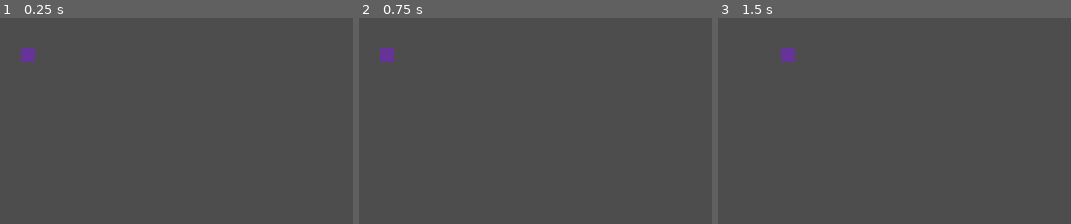
Above: before the commit, frames 1-3 (left to right).
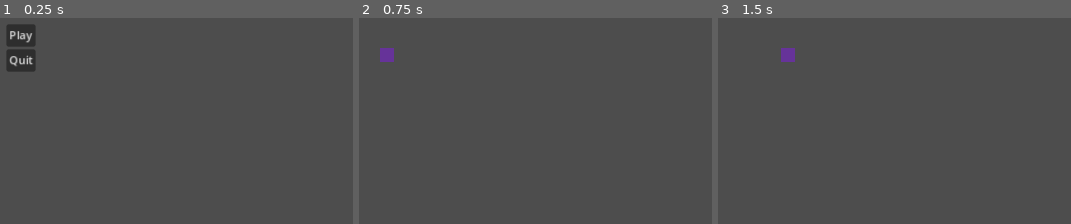
Above: after the commit, the same moments.

Repository: Notebooked/Bullet-Hell-Game-Jam-2023
Game: Godot game, scene res://Scenes/Menu.tscn
Two runs of this game, one before a commit and one after it. Both use one fixed random seed, a clock stepped at 60 frames per second and the inputs below. Before the commit the project starts from res://Scenes/Level1.tscn.
Inputs (mouse positions are in pixels of both pictures, inside the frame that each line leads up to):
- Up to frame 1 (0.25 s): no input
- Up to frame 2 (0.75 s): click (380, 34) at 0.5 s, where only the run after the commit has a clickable "Play"
- Up to frame 3 (1.5 s): tap Enter at 1.25 s; hold D (right) from 1.28 s (still down)

The runs differ from the first frame. In frame 1, 1.5% of the frame differs, in the area x 1-10%, y 3-26%; in frame 2, nothing differs; in frame 3, nothing differs.

Commit message:
fix menu

Diff:
--- a/Scenes/Menu.gd
+++ b/Scenes/Menu.gd
@@ -1,7 +1,7 @@
 extends Control
 
 func _on_play_button_pressed():
-	get_tree().change_scene_to_file("res://Level1.tscn")
+	get_tree().change_scene_to_file("res://Scenes/Level1.tscn")
 
 func _on_quit_button_pressed():
 	get_tree().quit()
--- a/Scenes/Menu.tscn
+++ b/Scenes/Menu.tscn
@@ -4,7 +4,11 @@
 
 [node name="Menu" type="Control"]
 layout_mode = 3
-anchors_preset = 0
+anchors_preset = 15
+anchor_right = 1.0
+anchor_bottom = 1.0
+grow_horizontal = 2
+grow_vertical = 2
 script = ExtResource("1_mnpd2")
 
 [node name="VBoxContainer" type="VBoxContainer" parent="."]
--- a/project.godot
+++ b/project.godot
@@ -11,7 +11,7 @@
 [application]
 
 config/name="Bullet-hell-game-jam-2023"
-run/main_scene="res://Scenes/Level1.tscn"
+run/main_scene="res://Scenes/Menu.tscn"
 config/features=PackedStringArray("4.0", "GL Compatibility")
 config/icon="res://icon.svg"
 
